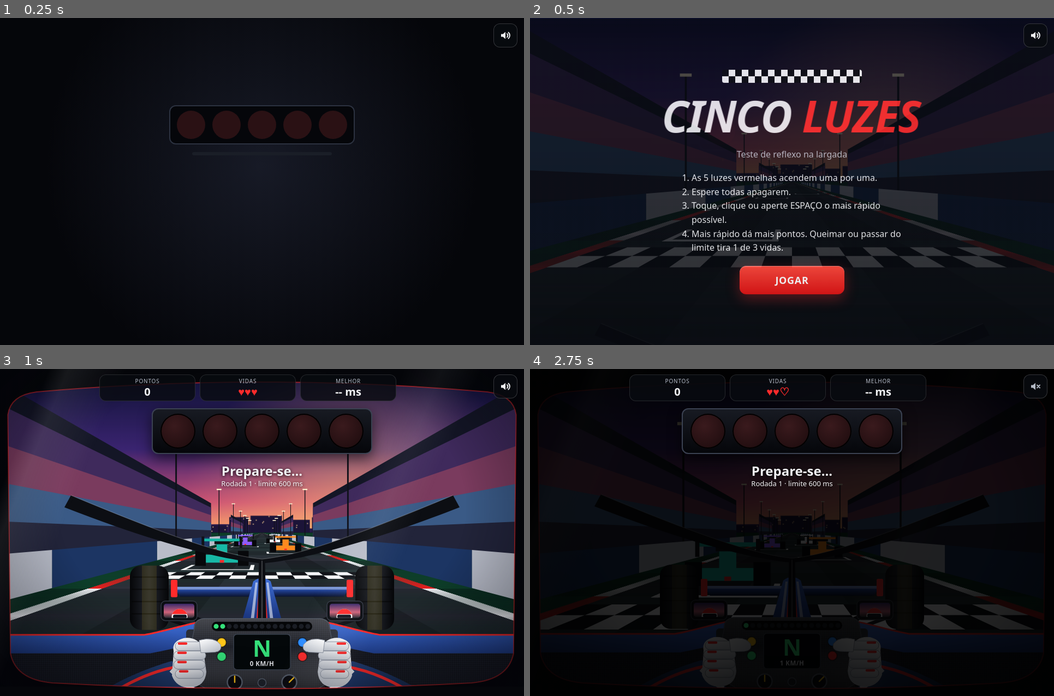
Above: before the commit, frames 1-4 (two rows, left to right).
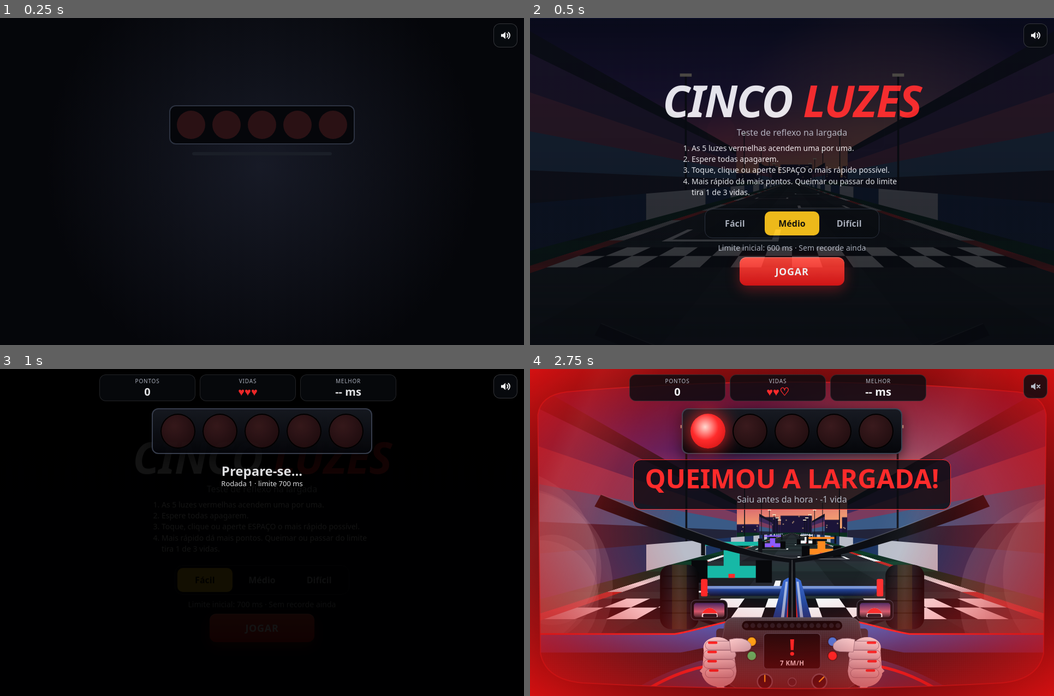
Above: after the commit, the same moments.

Repository: Thurzera-maker/meu-jogo
Game: browser game, page index.html
The game is run twice, just before and just after one commit, with the same random seed, the same clock (stepped at 60 frames per second) and the same inputs.
Inputs (mouse positions are in pixels of both pictures, inside the frame that each line leads up to; where the layout moved, square brackets give the same spot in the first picture):
- Up to frame 1 (0.25 s): no input
- Up to frame 2 (0.5 s): click (792, 181) at 0.27 s
- Up to frame 3 (1 s): click "JOGAR" (after the commit: "Fácil") at 0.52 s; click (262, 620) at 0.77 s, where only the run after the commit has a clickable "JOGAR"
- Up to frame 4 (2.75 s): hold Right 1.03-1.53 s; click (792, 565) at 1.07 s; tap Space every 0.5 s from 1.1 to 2.6 s; hold Up 1.58-1.88 s; click (687, 499) [676, 499] at 1.67 s; hold Right 1.93-2.6 s; click "Desligar som" at 2.02 s; click (907, 476) [896, 483] at 2.27 s; hold Up from 2.65 s (still down)

Frame 1 is identical in both runs. In frame 2, 9.4% of the frame differs, in the area x 25-75%, y 15-87%; in frame 3, 72%; in frame 4, 82%, in the area x 0-100%, y 0-100%.

Commit message:
etapa 6 - recorde e dificuldade
Co-Authored-By: Claude Opus 5.5 <noreply@anthropic.com>

Diff:
--- a/index.html
+++ b/index.html
@@ -5,6 +5,7 @@
   <meta name="viewport" content="width=device-width, initial-scale=1, viewport-fit=cover">
   <meta name="theme-color" content="#0d0f14">
   <title>Cinco Luzes</title>
+  <link rel="icon" type="image/png" href="arquivos/icone.png">
   <link rel="stylesheet" href="style.css">
   <script src="script.js" defer></script>
 </head>
@@ -181,16 +182,26 @@
 
   <!-- Tela 2: inicial -->
   <section id="tela-inicial" class="tela">
-    <div class="faixa-quadriculada"></div>
-    <h1 class="logo">Cinco <span>Luzes</span></h1>
-    <p class="subtitulo">Teste de reflexo na largada</p>
-    <ol class="regras">
-      <li>As 5 luzes vermelhas acendem uma por uma.</li>
-      <li>Espere todas apagarem.</li>
-      <li>Toque, clique ou aperte ESPAÇO o mais rápido possível.</li>
-      <li>Mais rápido dá mais pontos. Queimar ou passar do limite tira 1 de 3 vidas.</li>
-    </ol>
-    <button id="botao-jogar" class="botao" type="button">Jogar</button>
+    <div class="inicial-texto">
+      <div class="faixa-quadriculada"></div>
+      <h1 class="logo">Cinco <span>Luzes</span></h1>
+      <p class="subtitulo">Teste de reflexo na largada</p>
+      <ol class="regras">
+        <li>As 5 luzes vermelhas acendem uma por uma.</li>
+        <li>Espere todas apagarem.</li>
+        <li>Toque, clique ou aperte ESPAÇO o mais rápido possível.</li>
+        <li>Mais rápido dá mais pontos. Queimar ou passar do limite tira 1 de 3 vidas.</li>
+      </ol>
+    </div>
+    <div class="inicial-acoes">
+      <div class="seletor-dificuldade" role="group" aria-label="Dificuldade">
+        <button class="opcao-dificuldade" type="button" data-dificuldade="facil" aria-pressed="false">Fácil</button>
+        <button class="opcao-dificuldade" type="button" data-dificuldade="medio" aria-pressed="true">Médio</button>
+        <button class="opcao-dificuldade" type="button" data-dificuldade="dificil" aria-pressed="false">Difícil</button>
+      </div>
+      <p id="info-dificuldade" class="info-dificuldade"></p>
+      <button id="botao-jogar" class="botao" type="button">Jogar</button>
+    </div>
   </section>
 
   <!-- Tela 3: jogo -->
@@ -229,10 +240,15 @@
   <!-- Tela 4: fim de jogo -->
   <section id="tela-fim" class="tela">
     <h2 class="titulo-fim">Fim de jogo</h2>
+    <p id="novo-recorde" class="novo-recorde" hidden>Novo recorde!</p>
     <p class="rotulo-pontuacao">Pontuação final</p>
     <p id="pontuacao-final" class="pontuacao-final">0</p>
     <p id="resumo-final" class="detalhe"></p>
-    <button id="botao-jogar-novamente" class="botao" type="button">Jogar de novo</button>
+    <p id="recorde-final" class="info-dificuldade"></p>
+    <div class="acoes-fim">
+      <button id="botao-jogar-novamente" class="botao" type="button">Jogar de novo</button>
+      <button id="botao-menu" class="botao botao-secundario" type="button">Trocar dificuldade</button>
+    </div>
   </section>
 
   <!-- Liga e desliga o som em qualquer tela -->
--- a/script.js
+++ b/script.js
@@ -18,9 +18,14 @@
 // Regras de pontuação e dificuldade
 const VIDAS_INICIAIS = 3;
 const PONTOS_BASE = 1000;
-const LIMITE_INICIAL_MS = 600;
-const LIMITE_MINIMO_MS = 250;
-const REDUCAO_LIMITE_MS = 25;
+const DIFICULDADES = {
+  facil: { nome: 'Fácil', limiteInicial: 700, reducao: 15, limiteMinimo: 350 },
+  medio: { nome: 'Médio', limiteInicial: 600, reducao: 25, limiteMinimo: 250 },
+  dificil: { nome: 'Difícil', limiteInicial: 450, reducao: 30, limiteMinimo: 220 },
+};
+
+// Nome usado para guardar recordes e preferências no navegador
+const CHAVE_SALVOS = 'cinco-luzes';
 
 // Tempo para ler a última mensagem antes da tela de fim
 const ESPERA_FIM_MS = 1500;
@@ -84,6 +89,10 @@
 const grupoLeds = document.getElementById('leds');
 const movimentoReduzido = window.matchMedia('(prefers-reduced-motion: reduce)').matches;
 const botaoSom = document.getElementById('botao-som');
+const opcoesDificuldade = document.querySelectorAll('.opcao-dificuldade');
+const infoDificuldade = document.getElementById('info-dificuldade');
+const seloRecorde = document.getElementById('novo-recorde');
+const recordeFinal = document.getElementById('recorde-final');
 
 /* ==================== Estado do jogo ==================== */
 
@@ -102,6 +111,9 @@
 let rodada = 1;
 let melhorTempo = null;
 let fimLiberado = false;
+
+// Recordes e preferências lidos do navegador
+const salvos = carregarSalvos();
 
 // Medidas da câmera, recalculadas quando a tela muda de tamanho
 const camera = { largura: 0, altura: 0, horizonte: 0, escala: 0, passoLinha: 2, zLinhas: [], zLonge: 0 };
@@ -130,6 +142,82 @@
 let marchaMostrada = 'N';
 let velocidadeMostrada = -1;
 
+/* ==================== Recordes e preferências ==================== */
+
+// Dado salvo pode estar vazio, bloqueado ou corrompido: tudo vira valor padrão
+function carregarSalvos() {
+  let dados = null;
+  try {
+    dados = JSON.parse(localStorage.getItem(CHAVE_SALVOS));
+  } catch (erro) {
+    dados = null;
+  }
+
+  const recordes = {};
+  Object.keys(DIFICULDADES).forEach((chave) => {
+    const recorde = dados && dados.recordes && dados.recordes[chave];
+    if (recorde && Number.isFinite(recorde.pontos)) {
+      recordes[chave] = { pontos: recorde.pontos, tempo: Number.isFinite(recorde.tempo) ? recorde.tempo : null };
+    }
+  });
+
+  return {
+    recordes,
+    dificuldade: dados && DIFICULDADES[dados.dificuldade] ? dados.dificuldade : 'medio',
+    som: !dados || dados.som !== false,
+  };
+}
+
+// Sem armazenamento disponível o jogo segue normal, só não lembra depois
+function gravarSalvos() {
+  try {
+    localStorage.setItem(CHAVE_SALVOS, JSON.stringify(salvos));
+  } catch (erro) {
+    return;
+  }
+}
+
+function textoRecorde() {
+  const recorde = salvos.recordes[salvos.dificuldade];
+  if (!recorde) return 'Sem recorde ainda';
+  const tempo = recorde.tempo === null ? '' : ` · ${recorde.tempo} ms`;
+  return `Recorde: ${recorde.pontos} pontos${tempo}`;
+}
+
+// Guarda o que melhorou e avisa se a pontuação é um novo recorde
+function registrarRecorde() {
+  const atual = salvos.recordes[salvos.dificuldade] || { pontos: 0, tempo: null };
+  const novaPontuacao = pontos > atual.pontos;
+  const novoTempo = melhorTempo !== null && (atual.tempo === null || melhorTempo < atual.tempo);
+
+  if (novaPontuacao || novoTempo) {
+    salvos.recordes[salvos.dificuldade] = {
+      pontos: Math.max(pontos, atual.pontos),
+      tempo: novoTempo ? melhorTempo : atual.tempo,
+    };
+    gravarSalvos();
+  }
+  return novaPontuacao;
+}
+
+// Marca a opção escolhida e mostra o limite e o recorde dela
+function atualizarTelaInicial() {
+  const { limiteInicial } = DIFICULDADES[salvos.dificuldade];
+  opcoesDificuldade.forEach((opcao) => {
+    opcao.setAttribute('aria-pressed', String(opcao.dataset.dificuldade === salvos.dificuldade));
+  });
+  infoDificuldade.textContent = `Limite inicial: ${limiteInicial} ms · ${textoRecorde()}`;
+}
+
+function escolherDificuldade(evento) {
+  salvos.dificuldade = evento.currentTarget.dataset.dificuldade;
+  gravarSalvos();
+  atualizarTelaInicial();
+  tocarTom({ frequencia: 900, duracao: 0.05, tipo: 'triangle', volume: 0.1 });
+  // Tira o foco para o ESPAÇO continuar iniciando o jogo
+  evento.currentTarget.blur();
+}
+
 /* ==================== Navegação ==================== */
 
 // Troca de tela: tira .ativa da atual e coloca na nova (o CSS faz a transição)
@@ -163,6 +251,12 @@
   if (fimLiberado) iniciarJogo();
 }
 
+function voltarAoMenu() {
+  if (!fimLiberado) return;
+  atualizarTelaInicial();
+  mostrarTela('inicial');
+}
+
 function textoMelhorTempo() {
   return melhorTempo === null ? '-- ms' : `${melhorTempo} ms`;
 }
@@ -202,10 +296,14 @@
   pararLargada();
   definirModoCena('menu');
   desligarMotor();
-  tocarFimDeJogo();
+  const novoRecorde = registrarRecorde();
+  if (novoRecorde) tocarRecorde();
+  else tocarFimDeJogo();
+  seloRecorde.hidden = !novoRecorde;
   pontuacaoFinal.textContent = 0;
   contarPontuacao(pontos);
   resumoFinal.textContent = `Melhor tempo: ${textoMelhorTempo()} · Rodadas concluídas: ${rodada - 1}`;
+  recordeFinal.textContent = `${DIFICULDADES[salvos.dificuldade].nome} · ${textoRecorde()}`;
   fimLiberado = false;
   mostrarTela('fim');
   timerLargada = setTimeout(() => {
@@ -217,7 +315,8 @@
 
 // O limite cai a cada rodada até chegar no mínimo
 function limiteDaRodada() {
-  return Math.max(LIMITE_MINIMO_MS, LIMITE_INICIAL_MS - (rodada - 1) * REDUCAO_LIMITE_MS);
+  const { limiteInicial, reducao, limiteMinimo } = DIFICULDADES[salvos.dificuldade];
+  return Math.max(limiteMinimo, limiteInicial - (rodada - 1) * reducao);
 }
 
 // Quanto menor o tempo, mais pontos; acima do limite não pontua
@@ -953,6 +1052,12 @@
   });
 }
 
+function tocarRecorde() {
+  [523, 659, 784, 1047].forEach((frequencia, indice) => {
+    tocarTom({ frequencia, duracao: 0.22, tipo: 'triangle', volume: 0.2, atraso: indice * 0.12 });
+  });
+}
+
 function atualizarBotaoSom() {
   botaoSom.setAttribute('aria-pressed', String(audio.ligado));
   botaoSom.setAttribute('aria-label', audio.ligado ? 'Desligar som' : 'Ligar som');
@@ -960,6 +1065,8 @@
 
 function alternarSom() {
   audio.ligado = !audio.ligado;
+  salvos.som = audio.ligado;
+  gravarSalvos();
   if (audio.contexto) {
     audio.volumeGeral.gain.setTargetAtTime(audio.ligado ? 1 : 0, audio.contexto.currentTime, 0.02);
   }
@@ -1024,6 +1131,8 @@
   telas.abertura.addEventListener('click', sairDaAbertura);
   document.getElementById('botao-jogar').addEventListener('click', iniciarJogo);
   document.getElementById('botao-jogar-novamente').addEventListener('click', jogarDeNovo);
+  document.getElementById('botao-menu').addEventListener('click', voltarAoMenu);
+  opcoesDificuldade.forEach((opcao) => opcao.addEventListener('click', escolherDificuldade));
   areaJogo.addEventListener('pointerdown', aoTocarArea);
   document.addEventListener('keydown', aoApertarTecla);
   document.addEventListener('visibilitychange', aoMudarVisibilidade);
@@ -1034,8 +1143,10 @@
     document.addEventListener(tipo, aoInteragirParaAudio, true);
   });
 
+  audio.ligado = salvos.som;
   criarRiscosDaAbertura();
   atualizarBotaoSom();
+  atualizarTelaInicial();
   criarLeds();
   cena.linhas = Array.from({ length: 46 }, () => ({
     raio: 0.18 + Math.random() * 0.8,
--- a/style.css
+++ b/style.css
@@ -301,10 +301,132 @@
   border-radius: 0.25rem;
 }
 
-/* Celular deitado: falta altura para a faixa junto com as regras */
-@media (max-height: 420px) {
+/* ---------- Tela inicial: textos, dificuldade e recorde ---------- */
+.inicial-texto,
+.inicial-acoes {
+  display: flex;
+  flex-direction: column;
+  flex-shrink: 0;
+  align-items: center;
+  gap: 0.875rem;
+  width: 100%;
+}
+
+.seletor-dificuldade {
+  display: grid;
+  grid-template-columns: repeat(3, 1fr);
+  gap: 0.25rem;
+  width: min(100%, 20rem);
+  padding: 0.25rem;
+  border: 1px solid var(--borda);
+  border-radius: 0.875rem;
+  background: var(--vidro);
+}
+
+.opcao-dificuldade {
+  min-height: 2.75rem;
+  border: 0;
+  border-radius: 0.625rem;
+  background: none;
+  color: var(--texto-suave);
+  font: inherit;
+  font-weight: 800;
+  cursor: pointer;
+  transition: background 0.15s, color 0.15s;
+}
+
+.opcao-dificuldade[aria-pressed="true"] {
+  background: var(--amarelo);
+  color: #15120a;
+}
+
+.opcao-dificuldade:focus-visible {
+  outline: 3px solid var(--amarelo);
+  outline-offset: 2px;
+}
+
+.info-dificuldade {
+  font-size: 0.875rem;
+  color: var(--texto-suave);
+}
+
+/* ---------- Tela de fim: recorde e botões ---------- */
+.novo-recorde {
+  padding: 0.25rem 1rem;
+  border-radius: 2rem;
+  background: var(--amarelo);
+  color: #15120a;
+  font-weight: 900;
+  letter-spacing: 0.06em;
+  text-transform: uppercase;
+  animation: selo-recorde 0.8s ease-in-out infinite alternate;
+}
+
+@keyframes selo-recorde {
+  from {
+    box-shadow: 0 0 0.25rem var(--amarelo);
+    transform: scale(1);
+  }
+  to {
+    box-shadow: 0 0 1.5rem var(--amarelo);
+    transform: scale(1.07);
+  }
+}
+
+.acoes-fim {
+  display: flex;
+  flex-shrink: 0;
+  flex-wrap: wrap;
+  justify-content: center;
+  gap: 0.75rem;
+}
+
+/* Celular baixo: sem a faixa, e a tela inicial vira duas colunas */
+@media (max-height: 600px) {
   .faixa-quadriculada {
     display: none;
+  }
+
+  .inicial-texto,
+  .inicial-acoes,
+  #tela-fim {
+    gap: 0.5rem;
+  }
+
+  .regras {
+    font-size: 0.875rem;
+    line-height: 1.45;
+  }
+}
+
+@media (max-height: 460px) {
+  #tela-inicial {
+    flex-direction: row;
+    gap: 1.5rem;
+  }
+
+  .inicial-texto,
+  .inicial-acoes {
+    flex: 1;
+    width: auto;
+    min-width: 0;
+  }
+
+  #tela-inicial .logo {
+    font-size: clamp(1.75rem, 6vw, 2.75rem);
+  }
+
+  .titulo-fim {
+    font-size: 1.5rem;
+  }
+
+  .pontuacao-final {
+    font-size: clamp(2.25rem, 16vh, 4rem);
+  }
+
+  .botao {
+    min-height: 2.75rem;
+    padding-block: 0.375rem;
   }
 }
 
@@ -347,6 +469,15 @@
   100% { transform: translateX(520%); }
 }
 
+.botao-secundario {
+  background: var(--borda);
+  box-shadow: inset 0 1px 0 rgba(255, 255, 255, 0.15);
+}
+
+.botao-secundario::after {
+  display: none;
+}
+
 .botao:hover {
   filter: brightness(1.12);
 }
@@ -829,7 +960,8 @@
   .velocidade-lateral,
   .abertura-riscos i,
   #tela-abertura,
-  .botao::after {
+  .botao::after,
+  .novo-recorde {
     animation: none !important;
   }
 
Binary file changed: arquivos/icone.png
